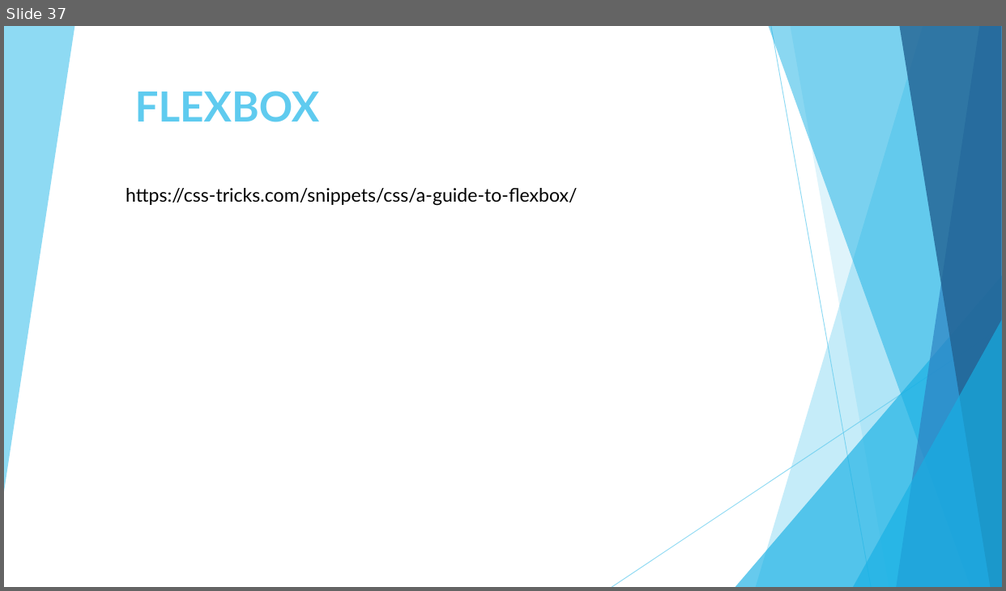
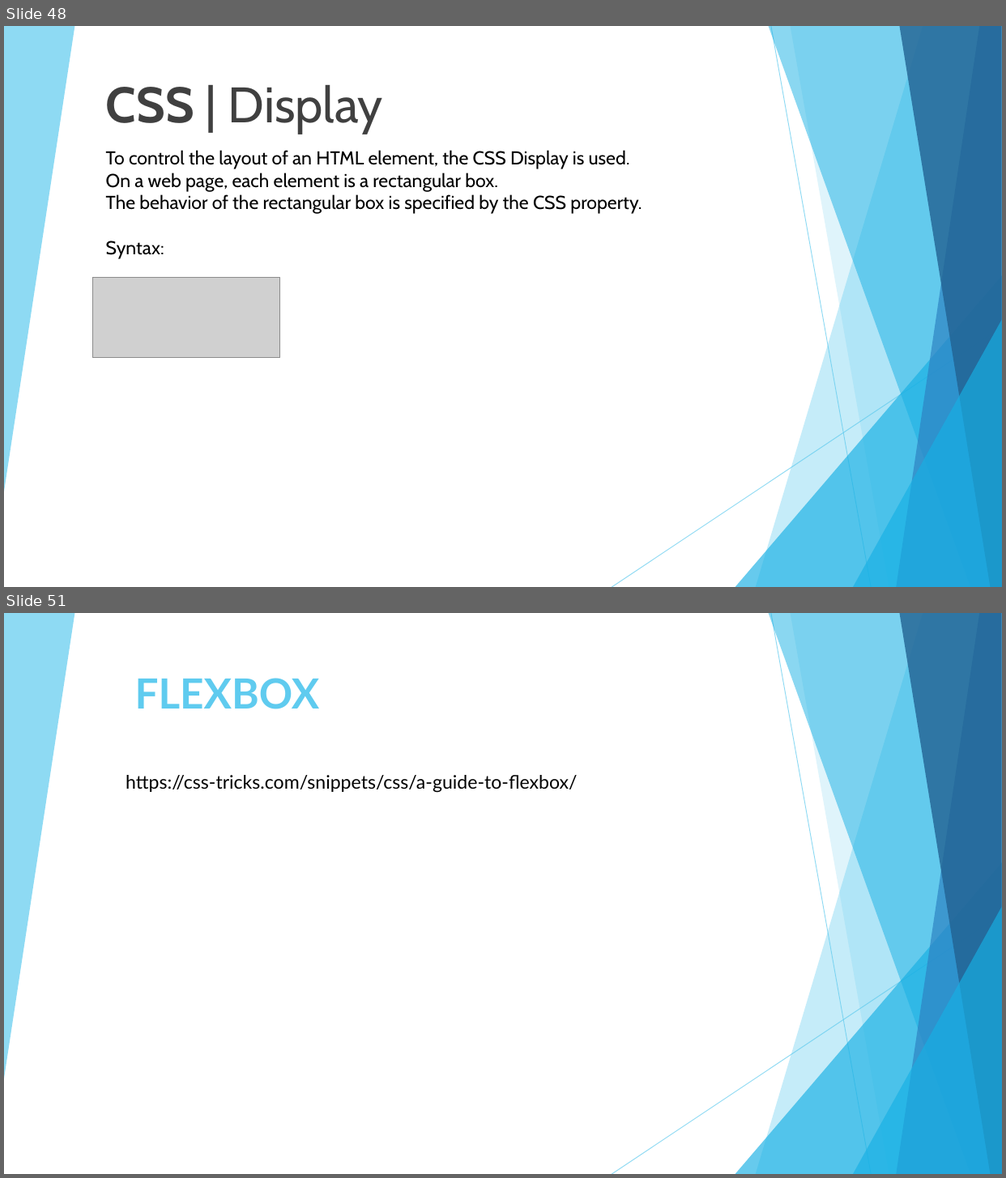
Before and after one commit to 01Primo/slides, a slide deck: 05_CSS.pptx. Shown one above the other, each under a label of ours: slide 37 before the commit, slides 48 and 51 after it; the slides between them are not shown. The pictures are 1006x591 and 1006x1178 pixels, drawn with LibreOffice and Linux fonts; fonts in the diff are those of the drawing; grey boxes stand for pictures. Boxes give left, top, right and bottom in pixels: in the first picture for what was removed or moved away, otherwise in the second. Text is boxed around its words. In the diff, an @@ line names an element or a change of style, - is before the commit and + after.

Commit message:
Add display slides

```diff
--- a/05_CSS.pptx
+++ b/05_CSS.pptx
@@ slide 48 added at [4, 26, 1002, 587], background #FFFFFF; not listed: 10 template elements that a slide beside it also shows @@
@@ title added at [106, 85, 383, 134], 48 pt, text #404040 @@
+CSS | Display
@@ text added at [106, 150, 641, 259], 18 pt, text #000000 @@
+To control the layout of an HTML element, the CSS Display is used.
+On a web page, each element is a rectangular box.
+The behavior of the rectangular box is specified by the CSS property.
+Syntax:
@@ picture added at [93, 278, 279, 357] @@
@@ what was slide 37 is now slide 51 @@
```
Also in this commit, not shown: 2 slides changed, 14 other slides added, 1 slide removed.
